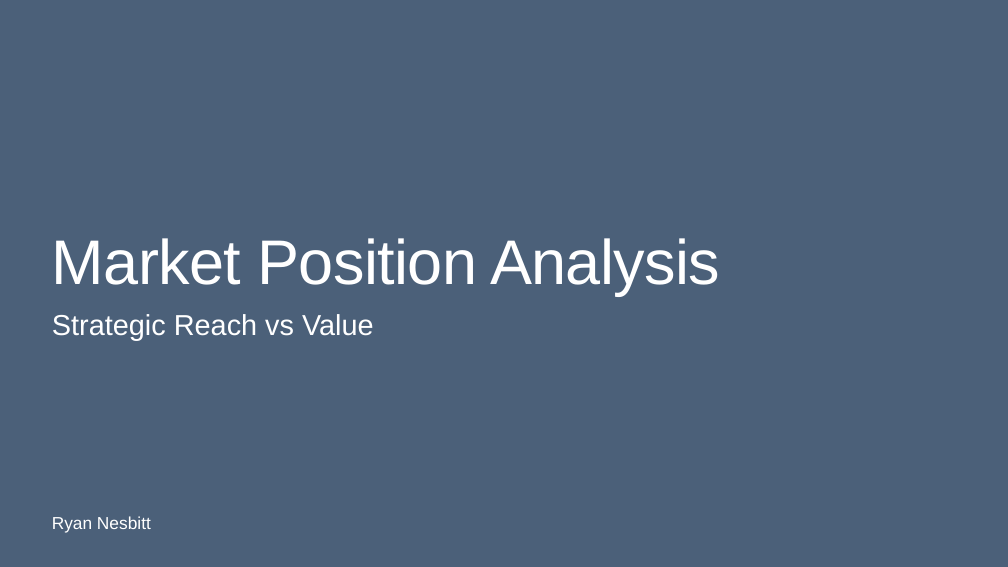
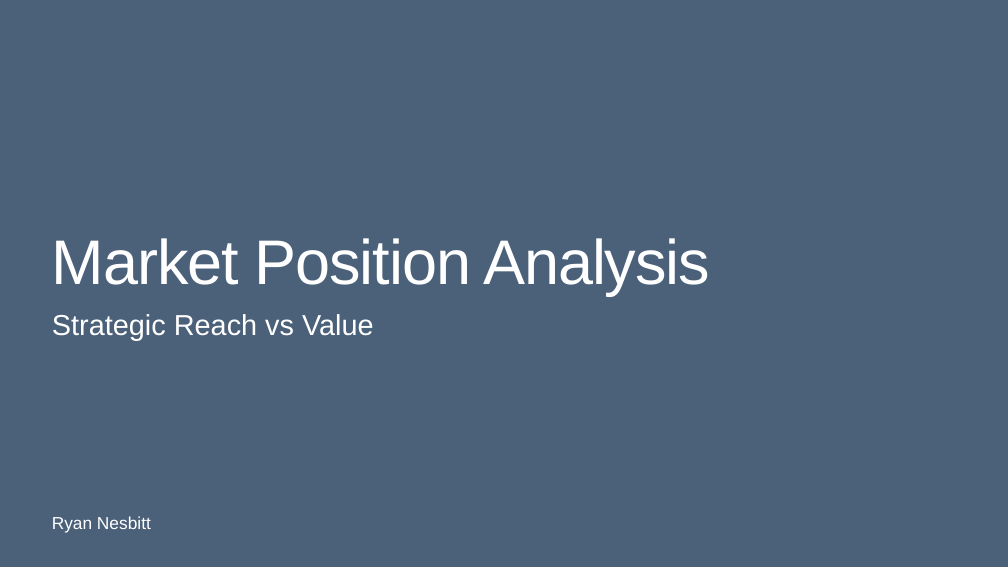
Before and after one commit to rmnesbitt/Competitive-Positioning-Matrix, a slide deck: slide 1 of executive_presentation.pptx. Drawn at 1008x567 pixels with LibreOffice and Linux fonts; fonts in the diff are those of the drawing. Boxes give left, top, right and bottom in pixels: in the first picture for what was removed or moved away, otherwise in the second. Text is boxed around its words. In the diff, an @@ line names an element or a change of style, - is before the commit and + after.

```diff
--- a/executive_presentation.pptx
+++ b/executive_presentation.pptx
@@ title "Market Position Analysis" at [52, 238, 710, 296]: letter spacing -1.2 to -2 pt @@
```
Also in this commit, not shown: 6 other slides changed.
